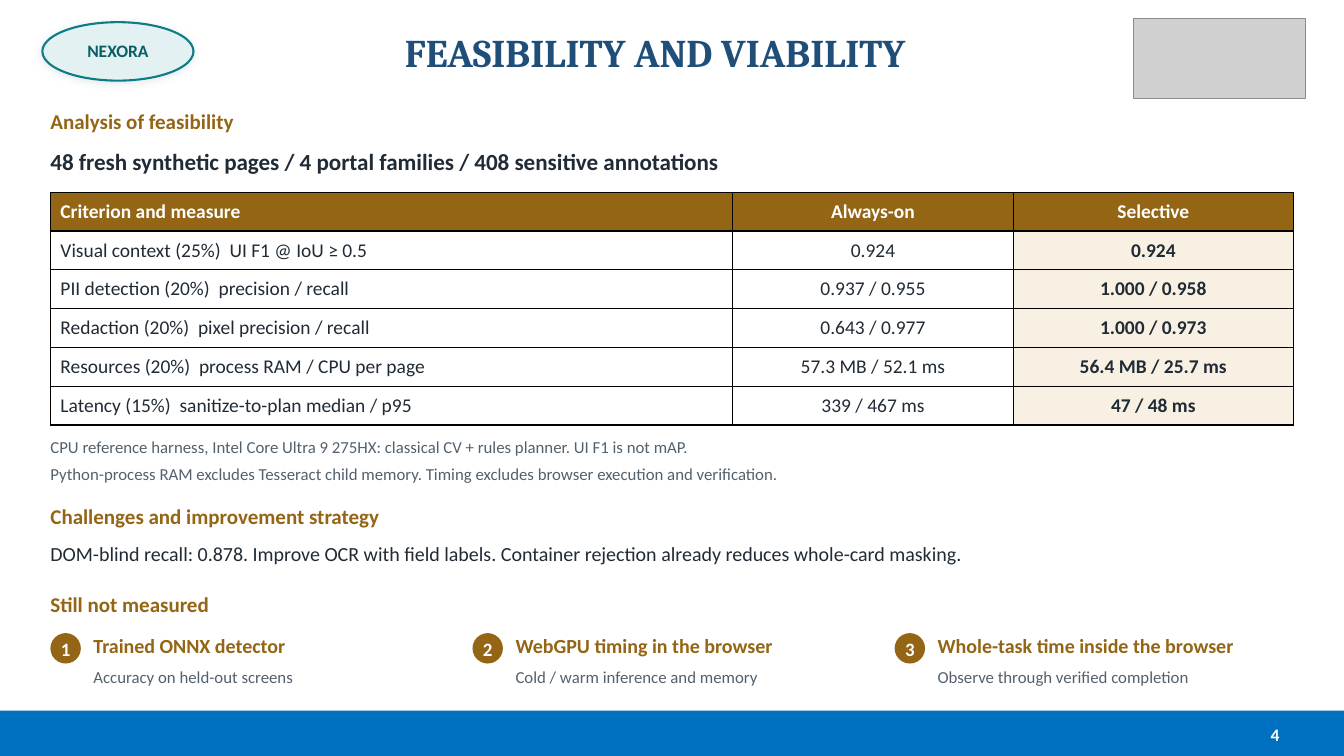
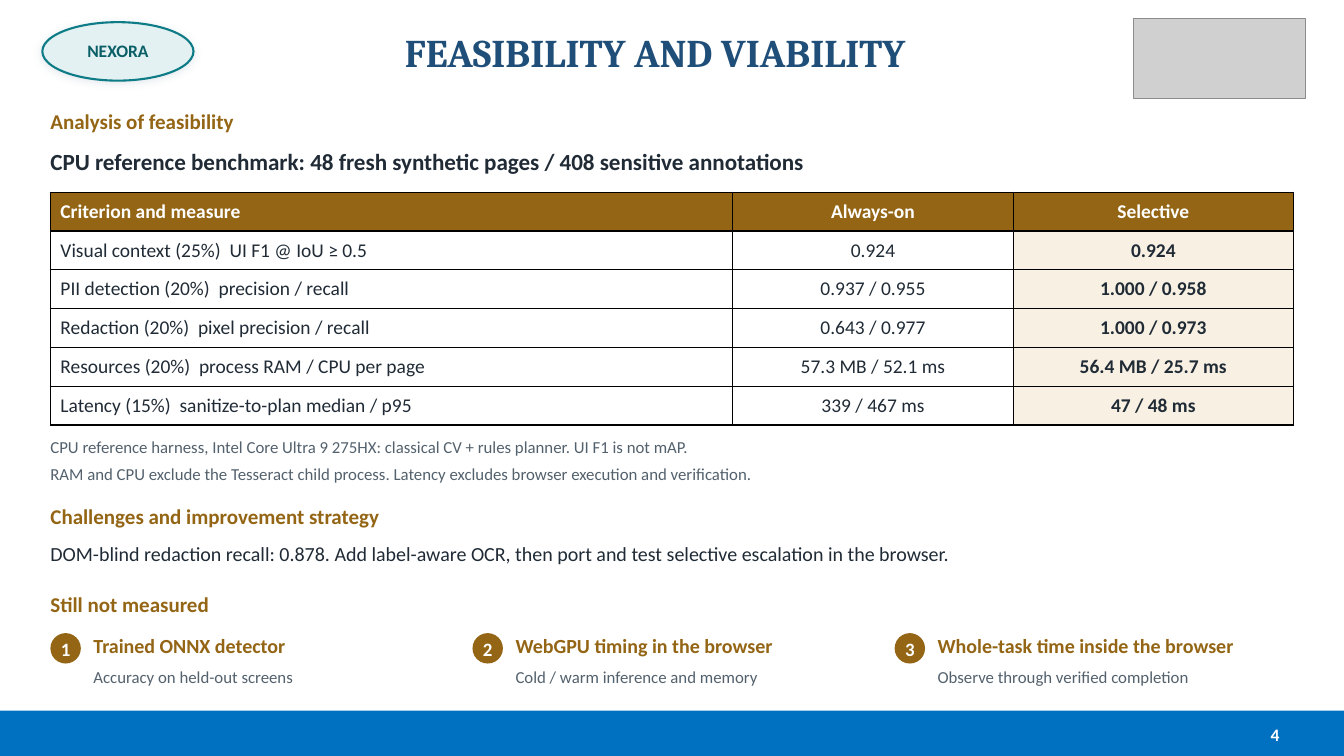
Before and after one commit to mynameisizhan-coder/AegisBrowse, a slide deck: slide 4 of deck/NEXORA_AegisBrowse_Deck.pptx. Drawn at 1344x756 pixels with LibreOffice and Linux fonts; fonts in the diff are those of the drawing; grey boxes stand for pictures. Boxes give left, top, right and bottom in pixels: in the first picture for what was removed or moved away, otherwise in the second. Text is boxed around its words. In the diff, an @@ line names an element or a change of style, - is before the commit and + after.

```diff
--- a/deck/NEXORA_AegisBrowse_Deck.pptx
+++ b/deck/NEXORA_AegisBrowse_Deck.pptx
@@ text at [50, 153, 804, 174]: text changed @@
-48 fresh synthetic pages / 4 portal families / 408 sensitive annotations
+CPU reference benchmark: 48 fresh synthetic pages / 408 sensitive annotations
@@ text at [50, 468, 751, 483]: text changed @@
-Python-process RAM excludes Tesseract child memory. Timing excludes browser execution and verification.
+RAM and CPU exclude the Tesseract child process. Latency excludes browser execution and verification.
@@ text at [50, 547, 948, 565]: text changed @@
-DOM-blind recall: 0.878. Improve OCR with field labels. Container rejection already reduces whole-card masking.
+DOM-blind redaction recall: 0.878. Add label-aware OCR, then port and test selective escalation in the browser.
```
Also in this commit, not shown: 4 other slides changed, 8 other files.
